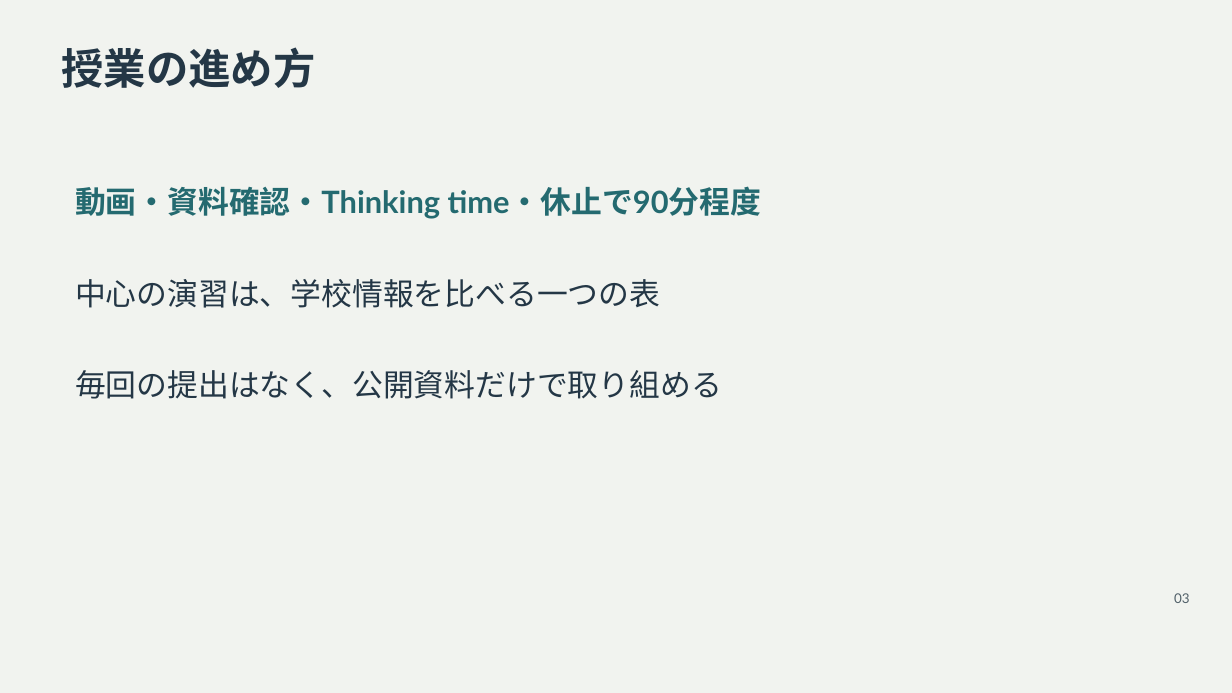
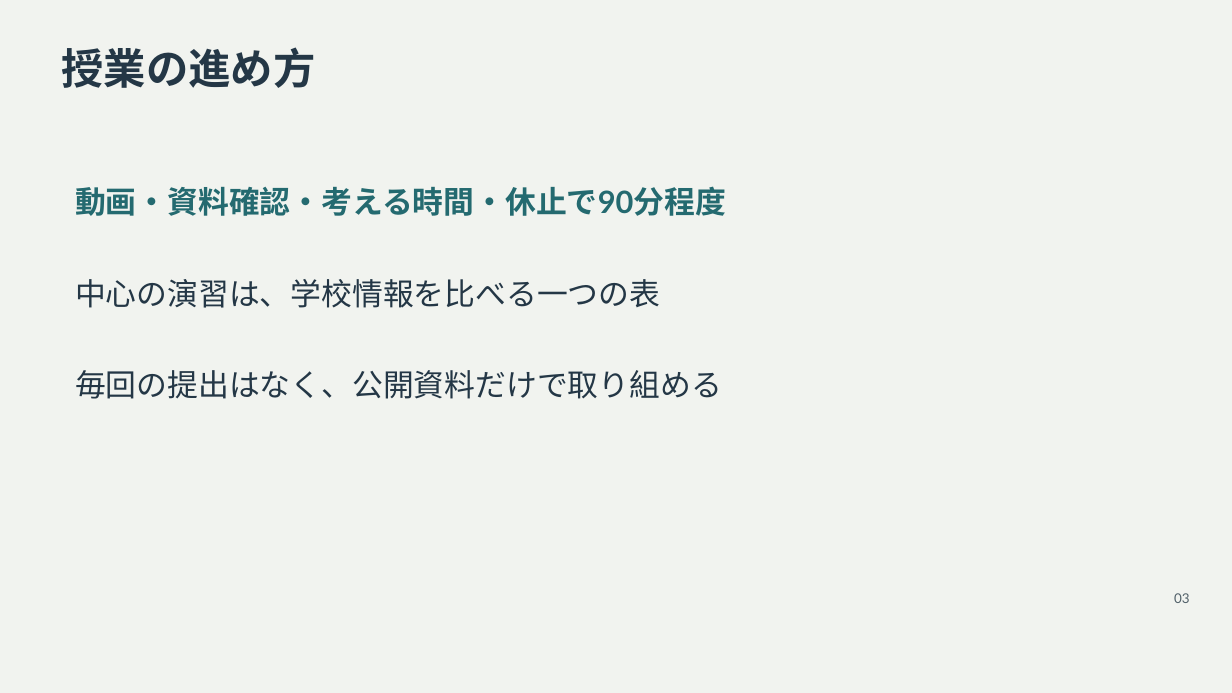
Before and after one commit to zooc-14calbp/industrial-education-ii, a slide deck: slide 3 of reorganized/20261105/02/slides.pptx. Drawn at 1232x693 pixels with LibreOffice and Linux fonts; fonts in the diff are those of the drawing. Boxes give left, top, right and bottom in pixels: in the first picture for what was removed or moved away, otherwise in the second. Text is boxed around its words. In the diff, an @@ line names an element or a change of style, - is before the commit and + after.

```diff
--- a/reorganized/20261105/02/slides.pptx
+++ b/reorganized/20261105/02/slides.pptx
@@ text at [75,186,726,216]: text changed @@
-動画・資料確認・Thinking time・休止で90分程度
+動画・資料確認・考える時間・休止で90分程度
```
Also in this commit, not shown: 2 other slides changed, 26 other files.
